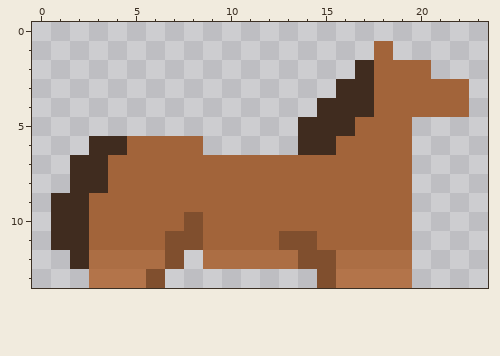
Pixel-art sprite -- assets/gfx/body-horse.png. The picture above is the old version.
The file is 24x14 pixels. Colours within 5 levels of each other are drawn and written as one.
After:
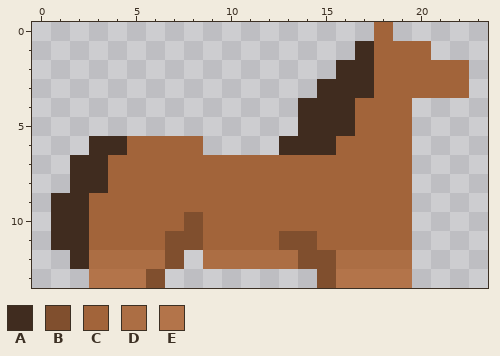
Palette (. is transparent): A #402c1f  B #804f2e  C #a2643a  D #ac6e44  E #b3744a
The author wrote: Better horse and stretcher gfx
Change:
@@ x 11..23 @@
- 0 .............
- 1 .......C.....
- 2 ......ACCC...
- 3 .....AACCCCC.
- 4 ....AAACCCCC.
+ 0 .......C.....
+ 1 ......ACCC...
+ 2 .....AACCCCC.
+ 3 ....AAACCCCC.
+ 4 ...AAACCC....
  5 ...AAACCC....
- 6 ...AACCCC....
+ 6 ..AAACCCC....
  7 CCCCCCCCC....
